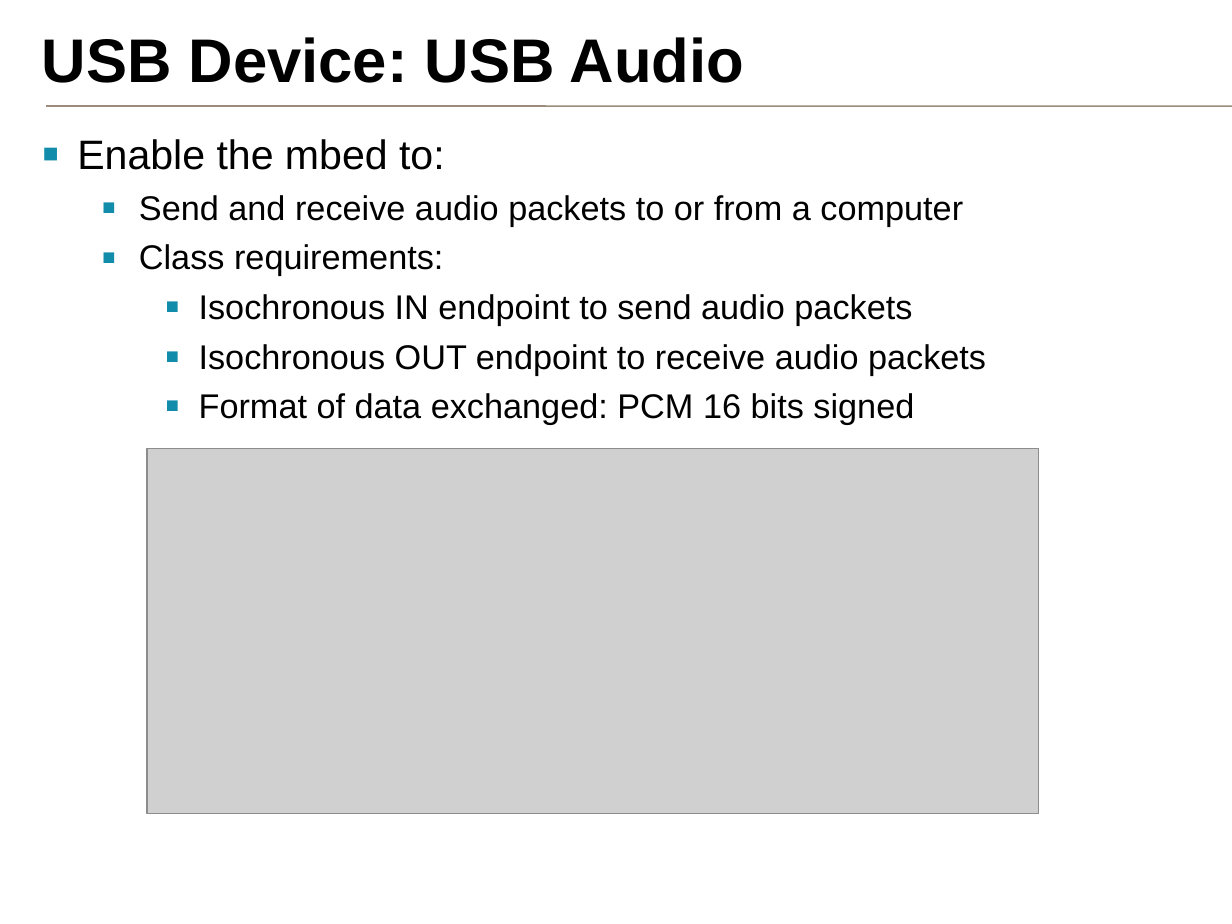
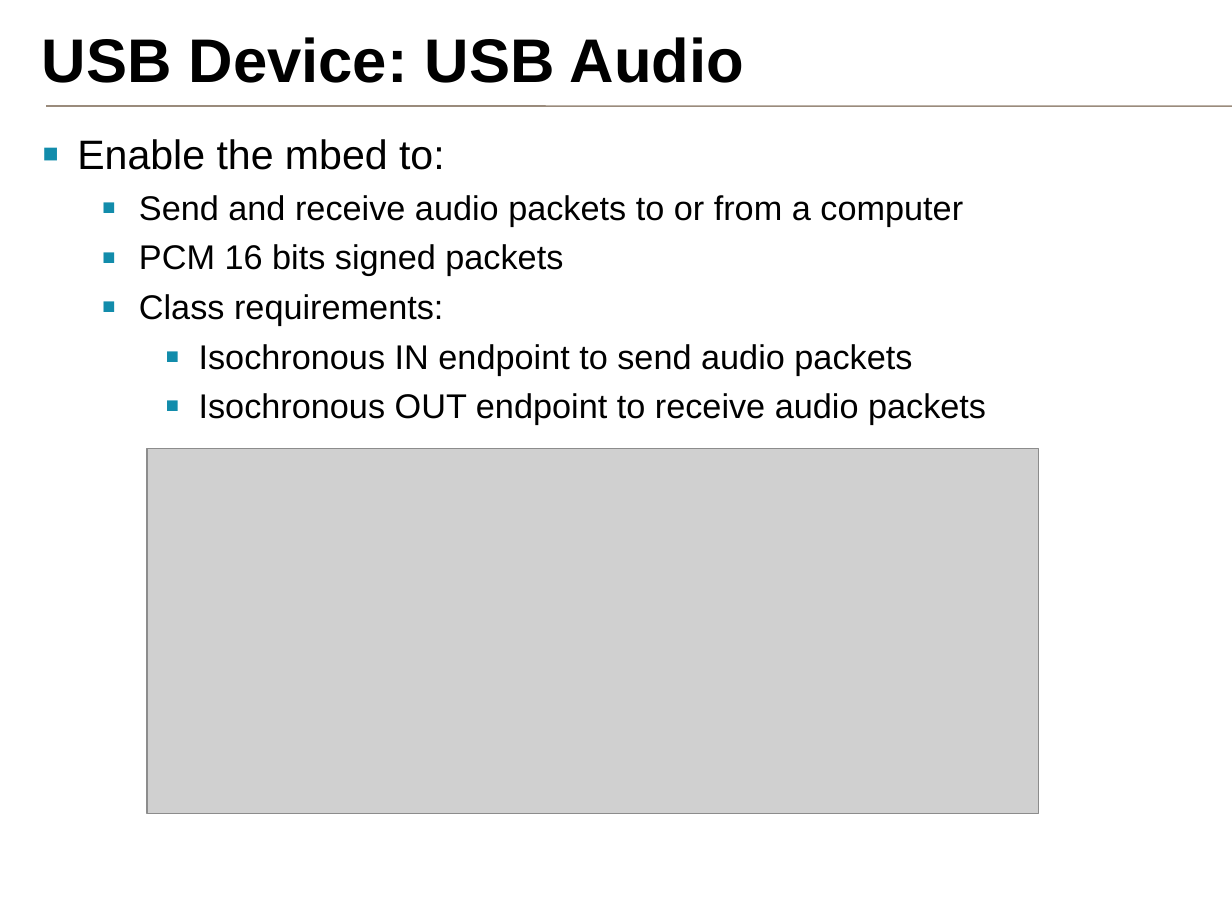
Before and after one commit to samux/ARM-internship-report, a slide deck: slide 22 of presentation_en/pres.pptx (slide 28 before the commit). Drawn at 1232x924 pixels with LibreOffice and Linux fonts; fonts in the diff are those of the drawing; grey boxes stand for pictures; background and template pictures are left out. Boxes give left, top, right and bottom in pixels: in the first picture for what was removed or moved away, otherwise in the second. Text is boxed around its words. In the diff, an @@ line names an element or a change of style, - is before the commit and + after.

```diff
--- a/presentation_en/pres.pptx
+++ b/presentation_en/pres.pptx
@@ text at <box>139,244,563,276</box>: paragraph added @@
+  ▪ PCM 16 bits signed packets
@@ text at <box>199,393,914,425</box>: paragraph removed @@
-    ▪ Format of data exchanged: PCM 16 bits signed
```
Also in this commit, not shown: 10 other slides changed, 6 slides removed, 6 other files.
